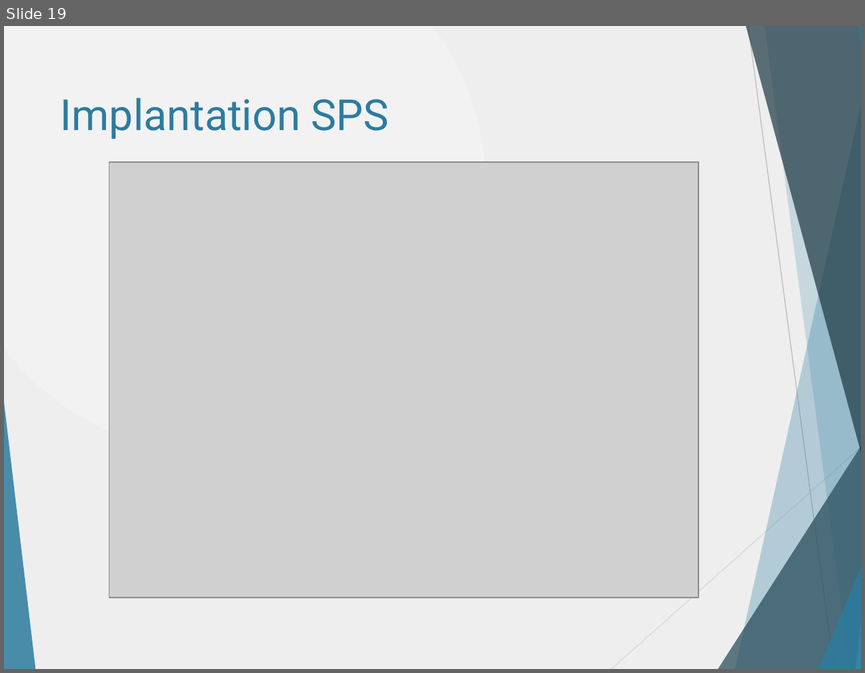
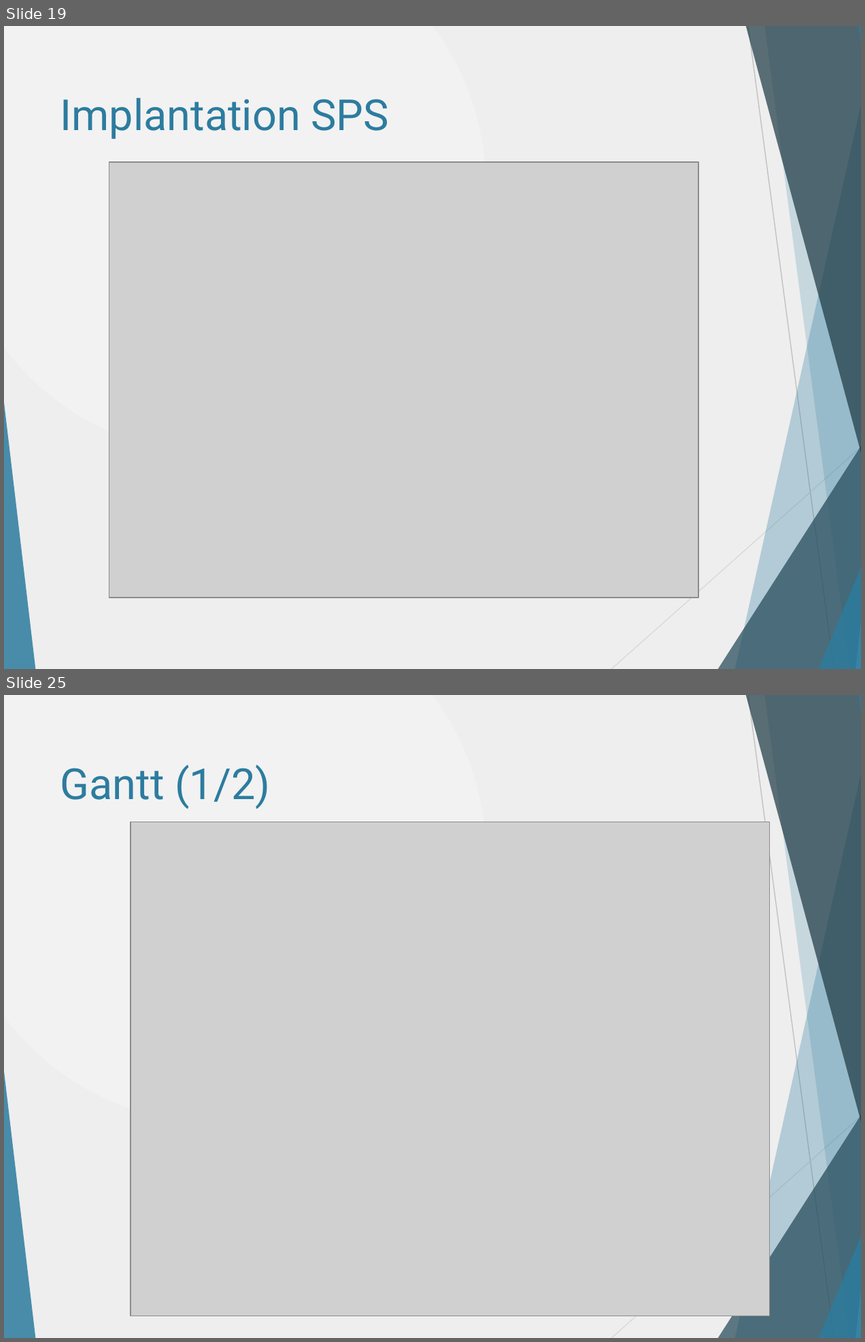
Before and after one commit to danthib76/DesignIV, a slide deck: Remise/Remise 2/Presentation1_corrigee_DT.pptx. Shown one above the other, each under a label of ours: slide 19 before the commit, slides 19 and 25 after it; the slides between them are not shown. The pictures are 865x673 and 865x1342 pixels, drawn with LibreOffice and Linux fonts; fonts in the diff are those of the drawing; grey boxes stand for pictures. Boxes give left, top, right and bottom in pixels: in the first picture for what was removed or moved away, otherwise in the second. Text is boxed around its words. In the diff, an @@ line names an element or a change of style, - is before the commit and + after.

Commit message:
Registre de risque, plan de test, gantt et WBS intégré dans le PPT

```diff
--- a/Remise/Remise 2/Presentation1_corrigee_DT.pptx
+++ b/Remise/Remise 2/Presentation1_corrigee_DT.pptx
@@ slide 25 added at (4,695,861,1338), background gradient #F2F2F2 to #EEEEEE; not listed: 10 template elements that a slide beside it also shows @@
@@ title added at (60,764,270,809), 36 pt, text #2C7C9F @@
+Gantt (1/2)
@@ picture added at (130,821,770,1315) @@
```
Also in this commit, not shown: 9 other slides added.
